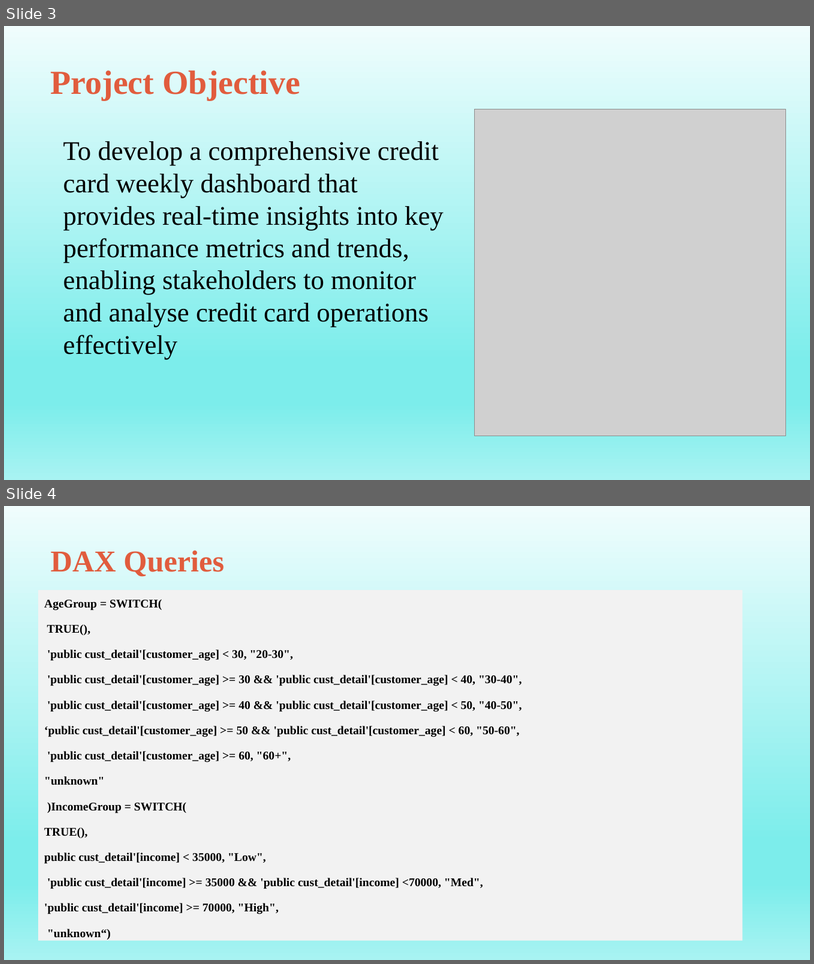
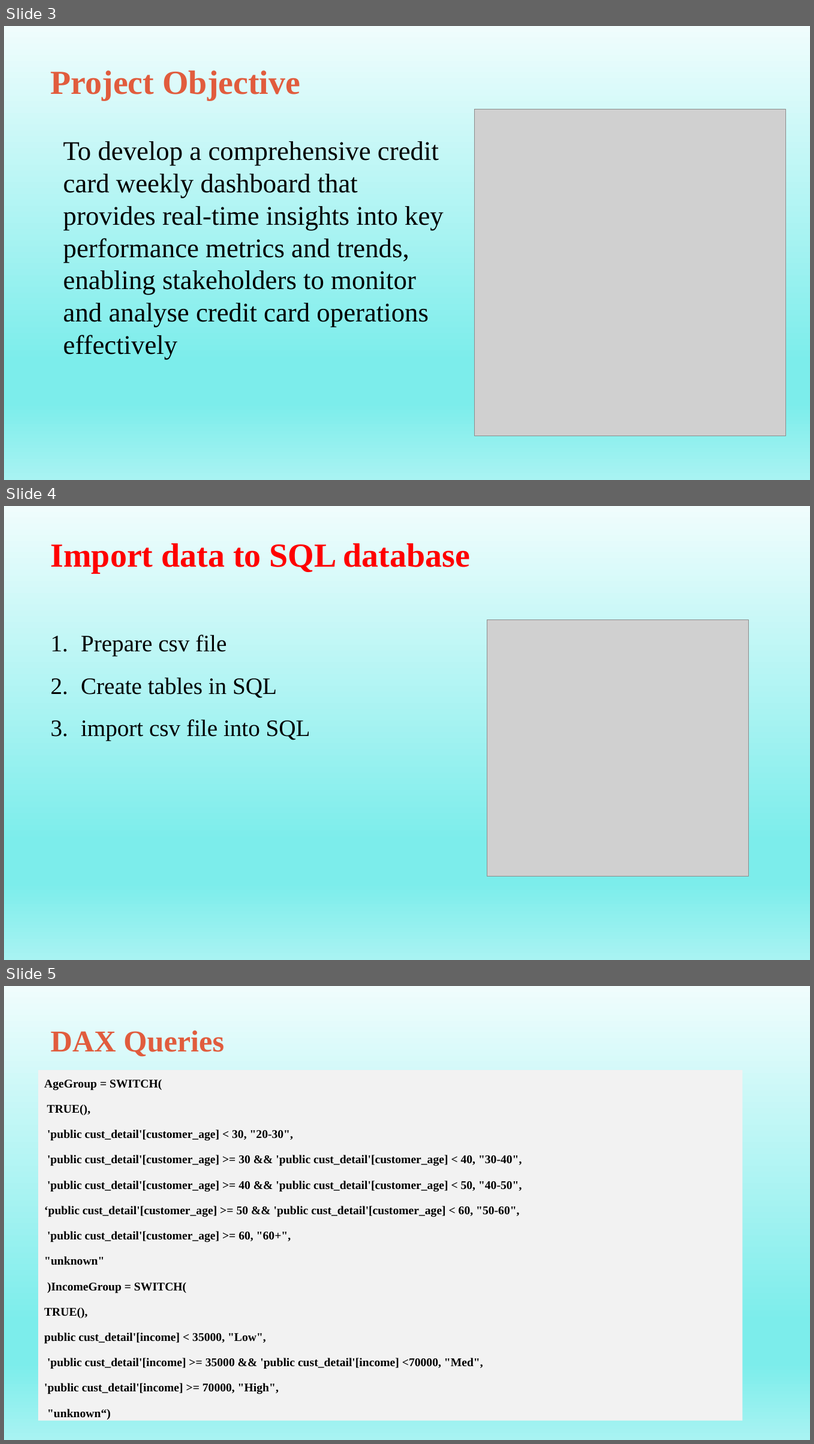
Before and after one commit to Amrutha0804/credit_card_dashboard, a slide deck: creditcaedanalysisppt.pptx. Shown one above the other, each under a label of ours: slides 3 and 4 before the commit, slides 3, 4 and 5 after it. The pictures are 814x964 and 814x1444 pixels, drawn with LibreOffice and Linux fonts; fonts in the diff are those of the drawing; grey boxes stand for pictures. Boxes give left, top, right and bottom in pixels: in the first picture for what was removed or moved away, otherwise in the second. Text is boxed around its words. In the diff, an @@ line names an element or a change of style, - is before the commit and + after.

```diff
--- a/creditcaedanalysisppt.pptx
+++ b/creditcaedanalysisppt.pptx
@@ slide 4 added at (4,506,810,960), background gradient #F0FDFD to #7CEDEB to #A8F3F2 @@
@@ title added at (51,543,470,573), 40 pt, text #FF0000, bold @@
+Import data to SQL database
@@ picture added at (488,620,749,876) @@
@@ text added at (81,634,311,741), 28 pt, text #000000 @@
+1. Prepare csv file
+2. Create tables in SQL
+3. import csv file into SQL
@@ what was slide 4 is now slide 5 @@
```
